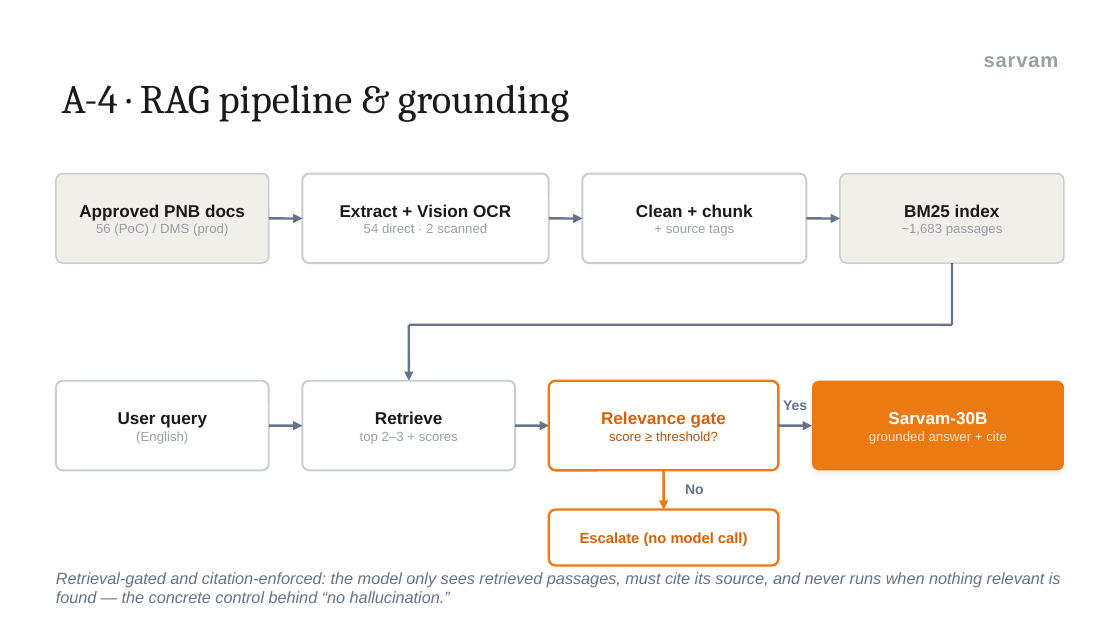
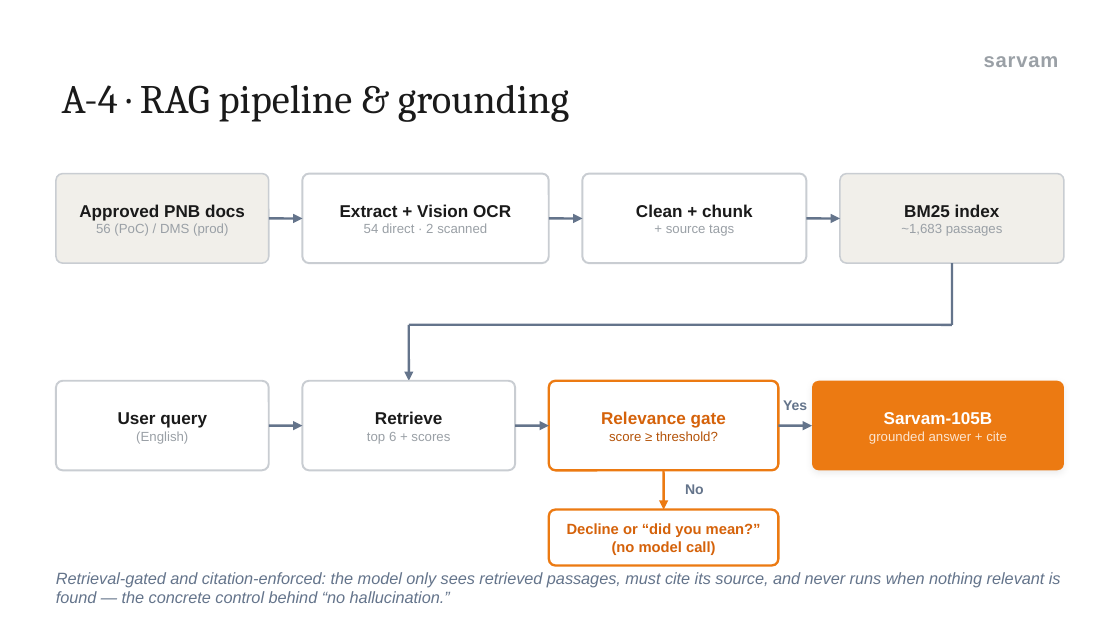
Before and after one commit to vihb09/pnb-sahayak, a slide deck: slide 18 of docs/decks/PNB-Sahayak-Business-Case-and-Architecture.pptx (slide 15 before the commit). Drawn at 1120x630 pixels with LibreOffice and Linux fonts; fonts in the diff are those of the drawing. Boxes give left, top, right and bottom in pixels: in the first picture for what was removed or moved away, otherwise in the second. Text is boxed around its words. In the diff, an @@ line names an element or a change of style, - is before the commit and + after.

```diff
--- a/docs/decks/PNB-Sahayak-Business-Case-and-Architecture.pptx
+++ b/docs/decks/PNB-Sahayak-Business-Case-and-Architecture.pptx
@@ text at (x1=884, y1=412, x2=993, y2=424): text changed @@
-Sarvam-30B
+Sarvam-105B
@@ text at (x1=367, y1=432, x2=450, y2=444): text changed @@
-top 2–3 + scores
+top 6 + scores
@@ text at (x1=567, y1=523, x2=761, y2=555): text changed @@
-Escalate (no model call)
+Decline or “did you mean?” (no model call)
```
Also in this commit, not shown: 9 other slides changed, 3 slides added, 8 other files.
